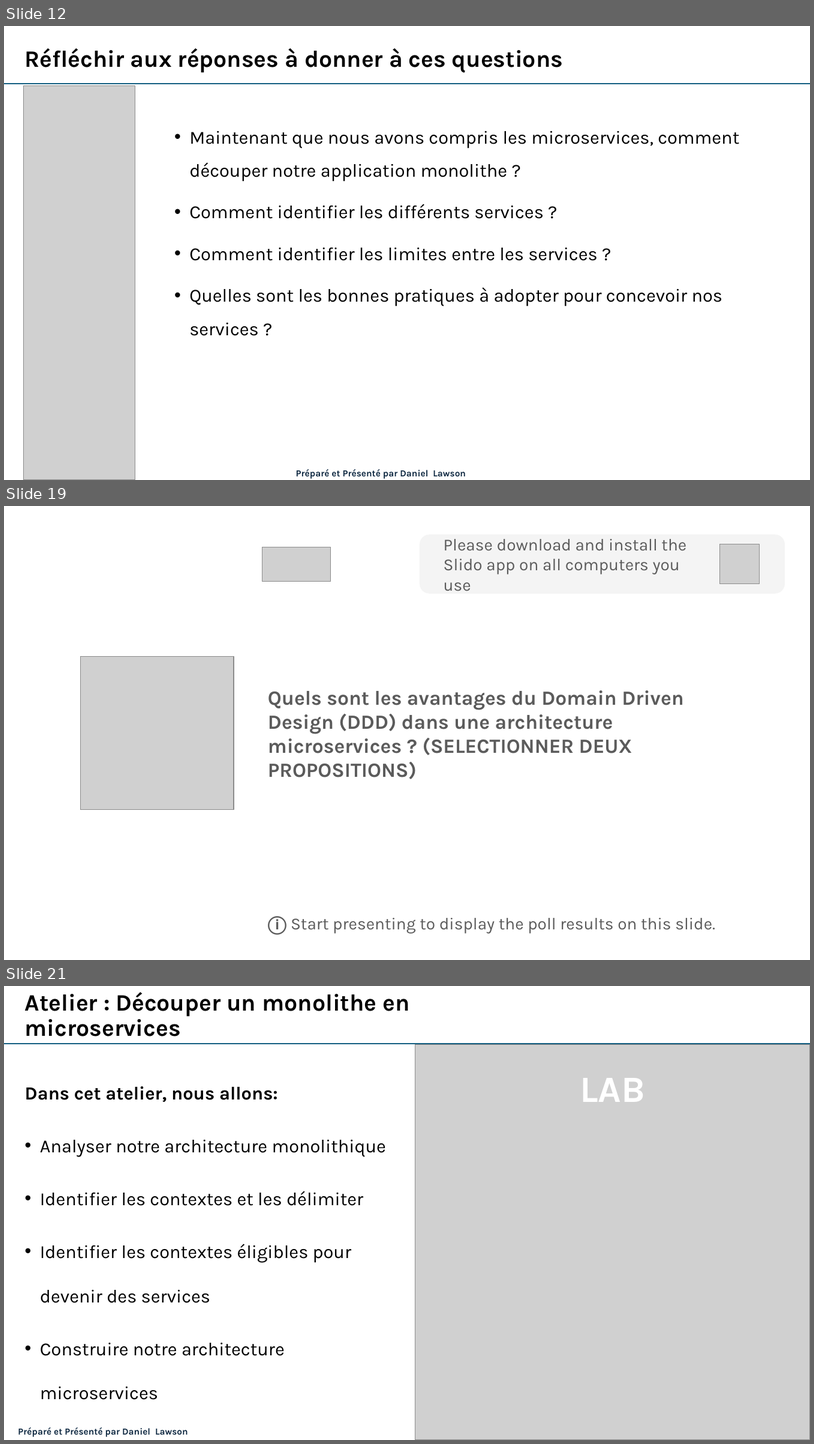
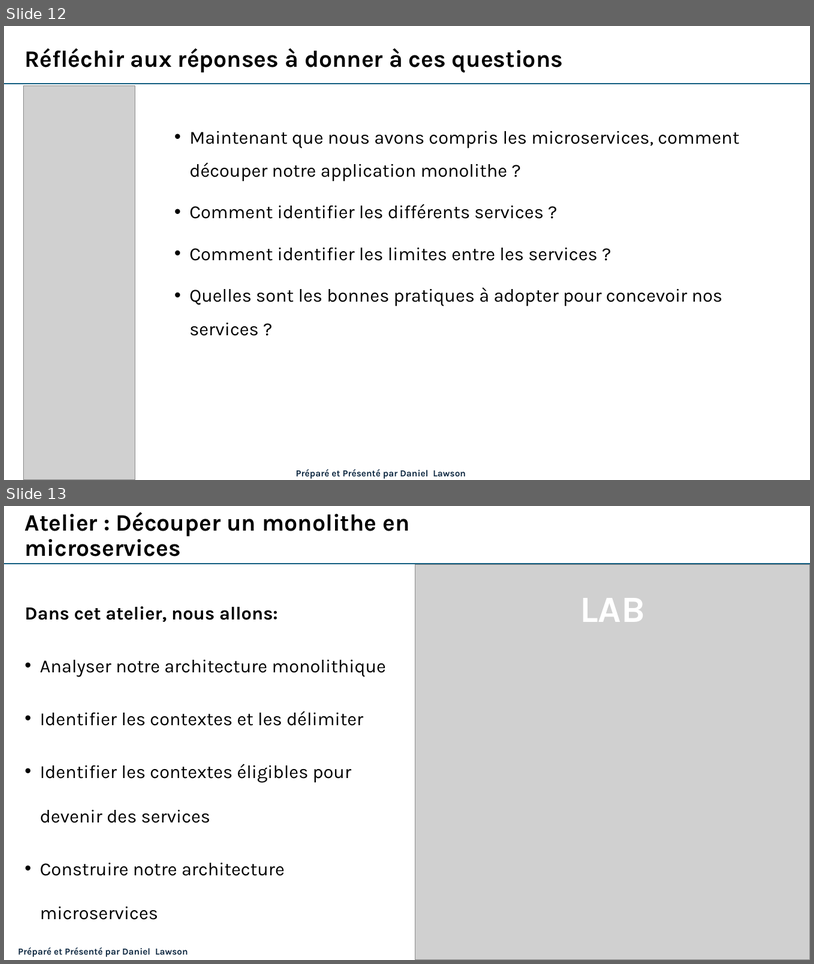
Before and after one commit to danylaws/microservices-course-efrei, a slide deck: Mod-2_Conception-des-microservices/Mod-2_Conception-des-microservices.pptx. Shown one above the other, each under a label of ours: slides 12, 19 and 21 before the commit, slides 12 and 13 after it; the slides between them are not shown. The pictures are 814x1444 and 814x964 pixels, drawn with LibreOffice and Linux fonts; fonts in the diff are those of the drawing; grey boxes stand for pictures. Boxes give left, top, right and bottom in pixels: in the first picture for what was removed or moved away, otherwise in the second. Text is boxed around its words. In the diff, an @@ line names an element or a change of style, - is before the commit and + after.

```diff
--- a/Mod-2_Conception-des-microservices/Mod-2_Conception-des-microservices.pptx
+++ b/Mod-2_Conception-des-microservices/Mod-2_Conception-des-microservices.pptx
@@ slide 19 removed at (x1=4, y1=506, x2=810, y2=960), background #FFFFFF @@
@@ rounded rectangle removed at (x1=420, y1=534, x2=786, y2=593) @@
-Please download and install the Slido app on all computers you use
@@ picture removed at (x1=263, y1=547, x2=330, y2=582) @@
@@ picture removed at (x1=720, y1=544, x2=759, y2=583) @@
@@ picture removed at (x1=81, y1=656, x2=234, y2=809) @@
@@ rectangle removed at (x1=263, y1=676, x2=746, y2=790) @@
-Quels sont les avantages du Domain Driven Design (DDD) dans une architecture microservices ? (SELECTIONNER DEUX PROPOSITIONS)
@@ text removed at (x1=268, y1=916, x2=716, y2=934) @@
-ⓘ Start presenting to display the poll results on this slide.
@@ what was slide 21 is now slide 13 @@
```
Also in this commit, not shown: 1 slide added, 7 other slides removed, 1 other file.
